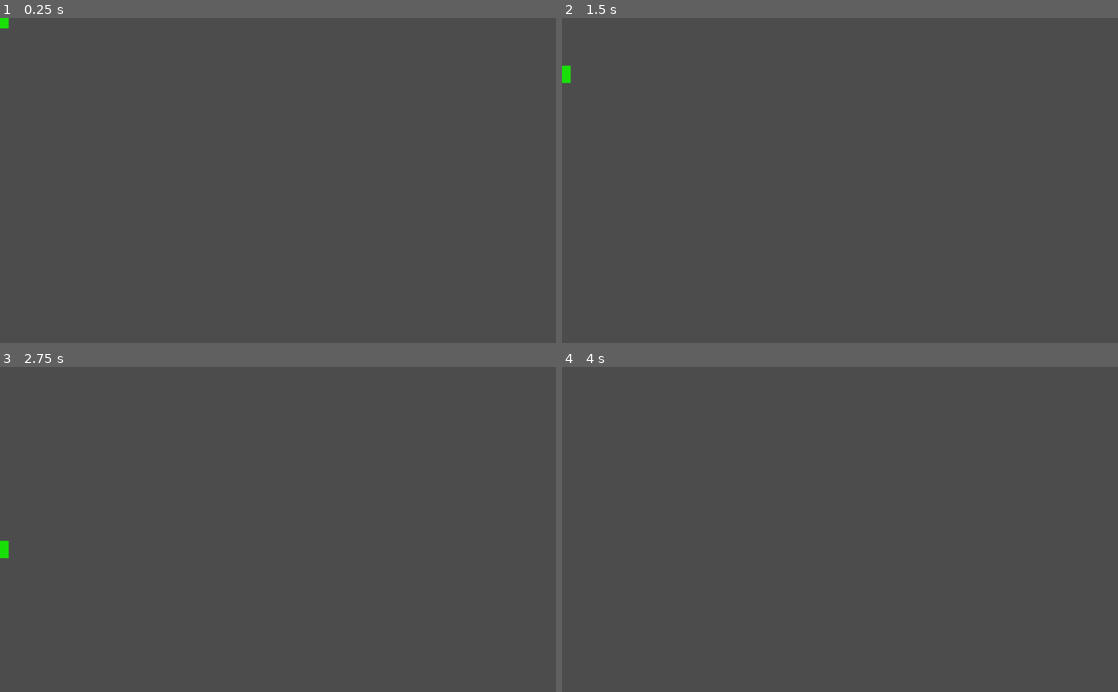
Above: before the commit, frames 1-4 (two rows, left to right).
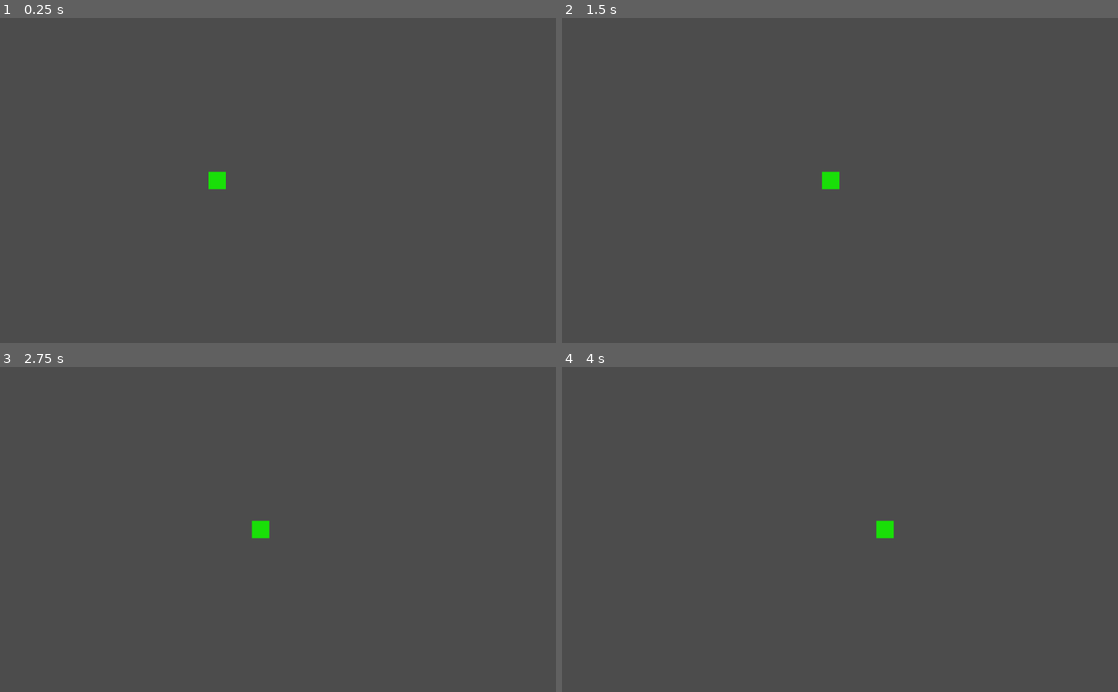
Above: after the commit, the same moments.

Repository: santyarellano/Shattered
Game: Godot game, scene res://Obj/Player/Player.tscn
Two runs of this game, one before a commit and one after it. Both use one fixed random seed, a clock stepped at 60 frames per second and the inputs below. The project has no main scene, so this scene is started directly.
Inputs:
- Up to frame 1 (0.25 s): no input
- Up to frame 2 (1.5 s): tap Enter at 0.5 s; hold Right (ui_right) from 0.53 s (still down)
- Up to frame 3 (2.75 s): release Right (ui_right) at 2.03 s; hold Left (ui_left) from 2.03 s (still down)
- Up to frame 4 (4 s): release Left (ui_left) at 2.78 s; hold Right (ui_right) from 2.78 s (still down)

The runs differ from the first frame. In frame 1, 0.2% of the frame differs, in the area x 0-41%, y 0-53%; in frame 2, 0.3%; in frame 3, 0.3%, in the area x 0-49%, y 47-59%; in frame 4, 0.2%.

Commit message:
player horizontal movement

Diff:
--- a/Obj/Player/Player.gd
+++ b/Obj/Player/Player.gd
@@ -1,16 +1,43 @@
-extends RigidBody2D
+extends KinematicBody2D
 
 
 # Declare member variables here. Examples:
-# var a = 2
-# var b = "text"
+export var walk_spd = 100
+export var jump_power = 1
+export var gravity = 0
+var walk_vel = 0
+var right = 0
+var left = 0
+var velocity = Vector2()
 
 
 # Called when the node enters the scene tree for the first time.
 func _ready():
-	pass # Replace with function body.
+	position.x = 400
+	position.y = 300
 
 
 # Called every frame. 'delta' is the elapsed time since the previous frame.
-#func _process(delta):
-#	pass
+func _process(delta):
+	pass
+
+func get_input():
+	# Walking
+	if Input.is_action_pressed("ui_right"):
+		right = 1
+	else:
+		right = 0
+
+	if Input.is_action_pressed("ui_left"):
+		left = 1
+	else:
+		left = 0
+
+	velocity.x = walk_spd*(right - left)
+
+func _physics_process(delta):
+	get_input()
+	velocity.y += gravity * delta
+	#if jumping and is_on_floor():
+	#	jumping = false
+	velocity = move_and_slide(velocity)
--- a/Obj/Player/Player.tscn
+++ b/Obj/Player/Player.tscn
@@ -6,7 +6,7 @@
 [sub_resource type="RectangleShape2D" id=1]
 extents = Vector2( 15.6989, 15.616 )
 
-[node name="Player" type="RigidBody2D"]
+[node name="Player" type="KinematicBody2D"]
 script = ExtResource( 2 )
 
 [node name="CollisionShape2D" type="CollisionShape2D" parent="."]
